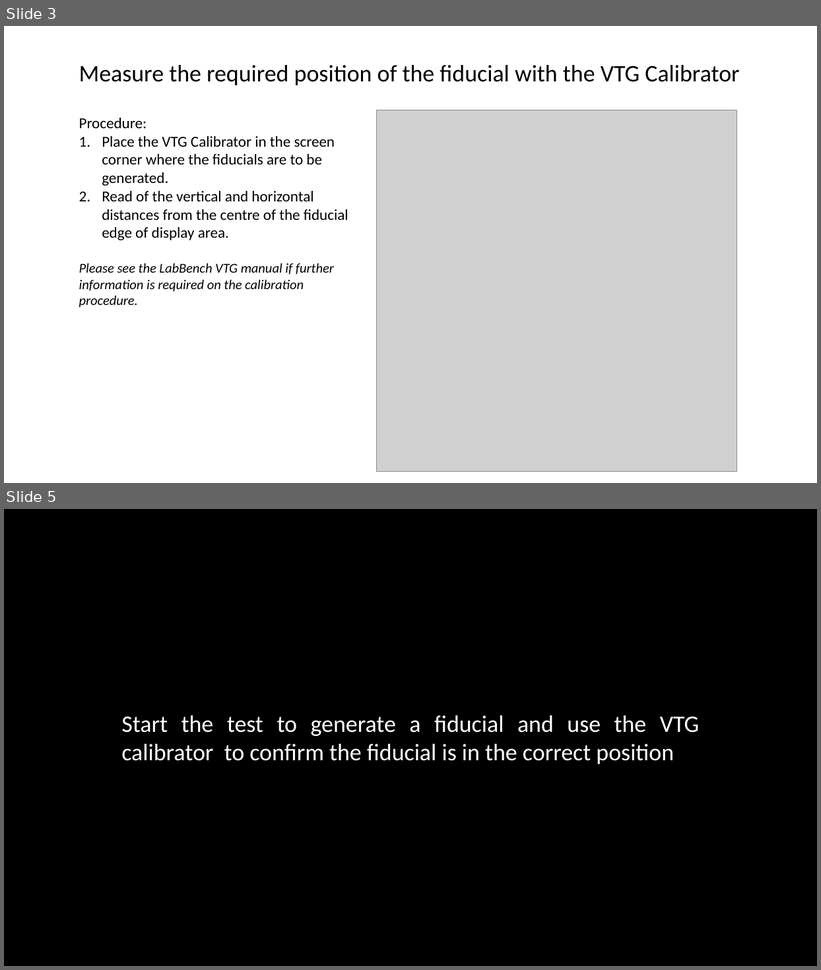
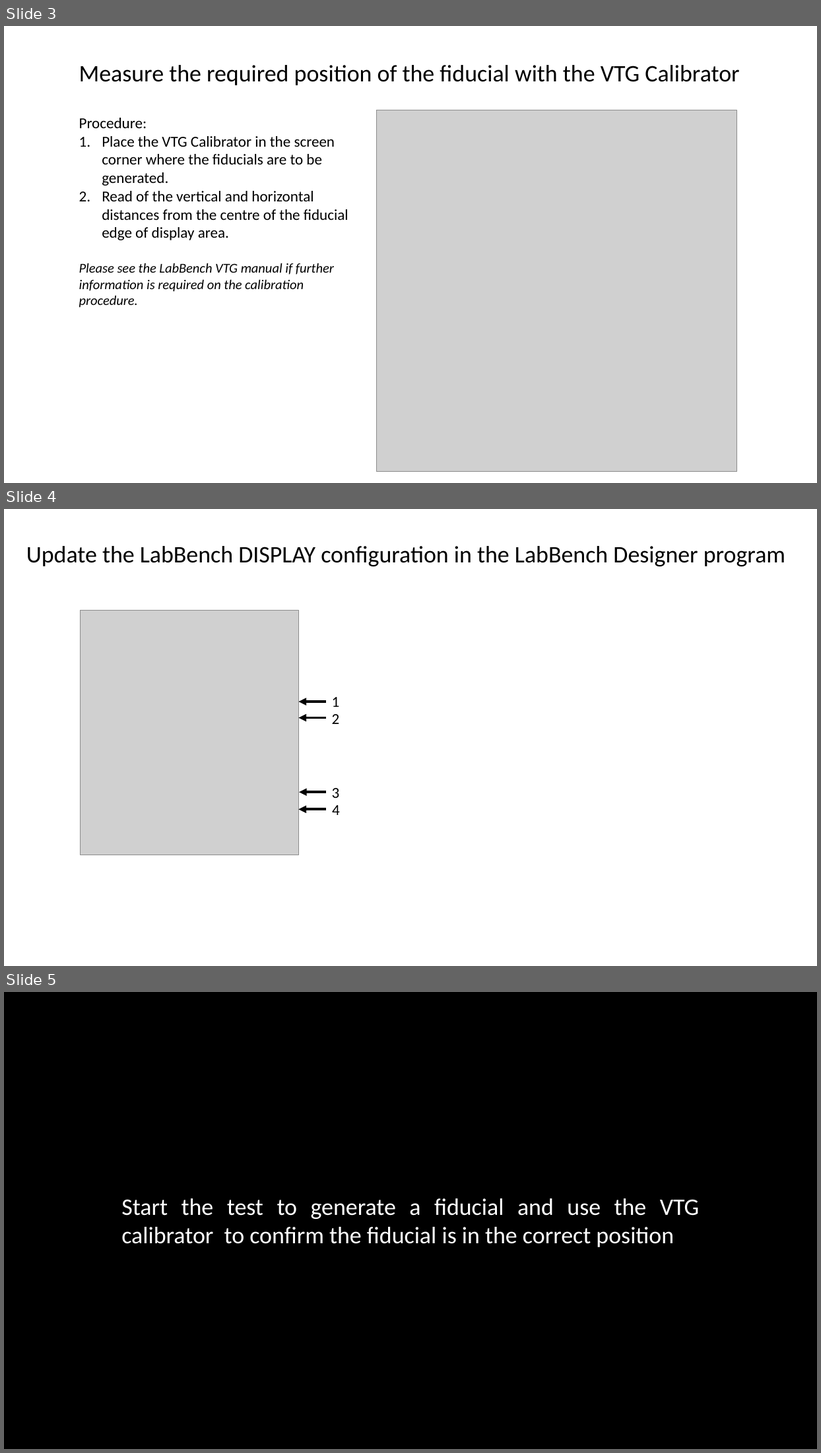
Before and after one commit to LabBench-Society/Protocols, a slide deck: scCalibration/Images.pptx. Shown one above the other, each under a label of ours: slides 3 and 5 before the commit, slides 3, 4 and 5 after it; the slides between them are not shown. The pictures are 821x970 and 821x1453 pixels, drawn with LibreOffice and Linux fonts; fonts in the diff are those of the drawing; grey boxes stand for pictures. Boxes give left, top, right and bottom in pixels: in the first picture for what was removed or moved away, otherwise in the second. Text is boxed around its words. In the diff, an @@ line names an element or a change of style, - is before the commit and + after.

```diff
--- a/scCalibration/Images.pptx
+++ b/scCalibration/Images.pptx
@@ slide 4 added at [4,509,817,966], background #FFFFFF @@
@@ text added at [26,546,785,566], 28 pt, text #000000 @@
+Update the LabBench DISPLAY configuration in the LabBench Designer program
@@ picture added at [81,610,299,855] @@
@@ arrow added from (326, 702) to (298, 702), #000000 3 pt @@
@@ text added at [332,697,340,707], 18 pt, text #000000 @@
+1
@@ arrow added from (326, 718) to (298, 718), #000000 3 pt @@
@@ text added at [332,714,340,724], 18 pt, text #000000 @@
+2
@@ arrow added from (326, 793) to (299, 793), #000000 3 pt @@
@@ text added at [332,788,340,798], 18 pt, text #000000 @@
+3
@@ text added at [332,805,340,815], 18 pt, text #000000 @@
+4
@@ arrow added from (326, 810) to (298, 810), #000000 3 pt @@
```
Also in this commit, not shown: 1 slide removed.
